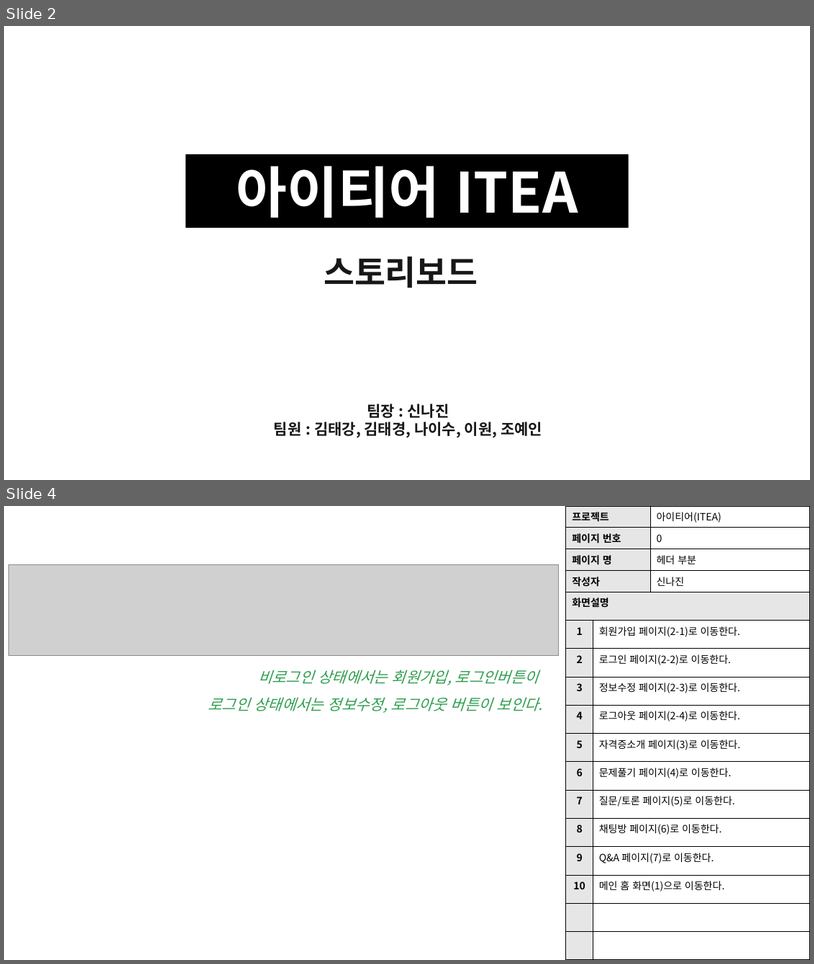
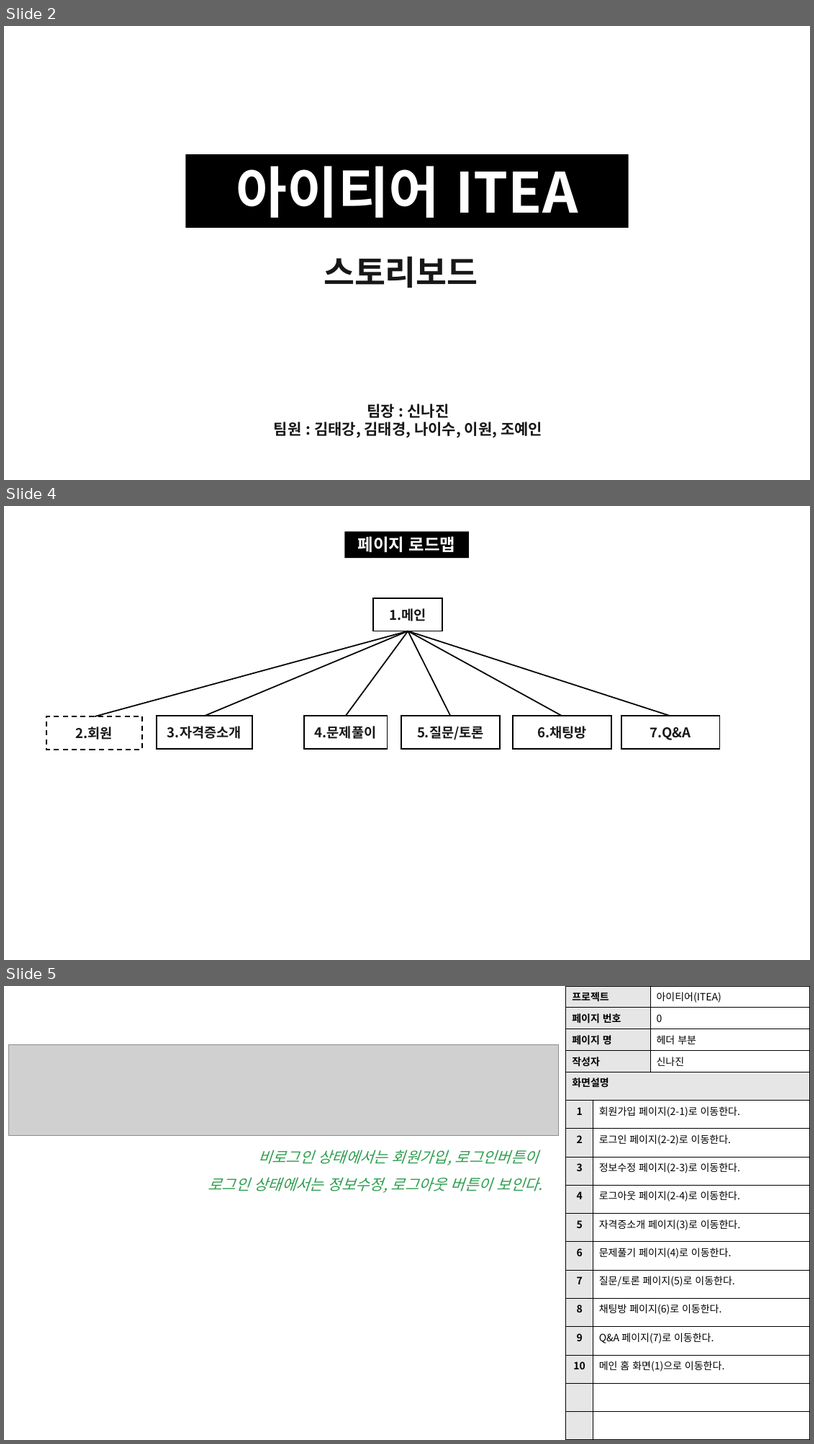
Before and after one commit to skwls2087/itea, a slide deck: 추가자료/스토리보드/스토리보드.pptx. Shown one above the other, each under a label of ours: slides 2 and 4 before the commit, slides 2, 4 and 5 after it; the slides between them are not shown. The pictures are 814x964 and 814x1444 pixels, drawn with LibreOffice and Linux fonts; fonts in the diff are those of the drawing; grey boxes stand for pictures. Boxes give left, top, right and bottom in pixels: in the first picture for what was removed or moved away, otherwise in the second. Text is boxed around its words. In the diff, an @@ line names an element or a change of style, - is before the commit and + after.

Commit message:
문제풀기 메인단만들기

```diff
--- a/추가자료/스토리보드/스토리보드.pptx
+++ b/추가자료/스토리보드/스토리보드.pptx
@@ slide 4 added at bbox=[4, 506, 810, 960], background #FFFFFF @@
@@ rectangle added at bbox=[345, 531, 469, 558], fill #000000, 20 pt, text #FFFFFF, bold @@
+페이지 로드맵
@@ rectangle added at bbox=[373, 598, 443, 631], outline #000000 1.5 pt, 16 pt, text #181717, bold @@
+1.메인
@@ line added from (408, 631) to (94, 716), #000000 1.5 pt @@
@@ line added from (408, 631) to (204, 716), #000000 1.5 pt @@
@@ line added from (408, 631) to (346, 716), #000000 1.5 pt @@
@@ line added from (408, 631) to (451, 716), #000000 1.5 pt @@
@@ line added from (408, 631) to (671, 716), #000000 1.5 pt @@
@@ line added from (408, 631) to (563, 716), #000000 1.5 pt @@
@@ rectangle added at bbox=[46, 716, 142, 749], outline #000000 1.5 pt dashed, 16 pt, text #181717, bold @@
+2.회원
@@ rectangle added at bbox=[157, 716, 252, 749], outline #000000 1.5 pt, 16 pt, text #181717, bold @@
+3.자격증소개
@@ rectangle added at bbox=[304, 716, 388, 749], outline #000000 1.5 pt, 16 pt, text #181717, bold @@
+4.문제풀이
@@ rectangle added at bbox=[401, 716, 500, 749], outline #000000 1.5 pt, 16 pt, text #181717, bold @@
+5.질문/토론
@@ rectangle added at bbox=[513, 716, 612, 749], outline #000000 1.5 pt, 16 pt, text #181717, bold @@
+6.채팅방
@@ rectangle added at bbox=[622, 716, 720, 749], outline #000000 1.5 pt, 16 pt, text #181717, bold @@
+7.Q&A
@@ what was slide 4 is now slide 5 @@
```
Also in this commit, not shown: 1 slide changed, 7 other files.
